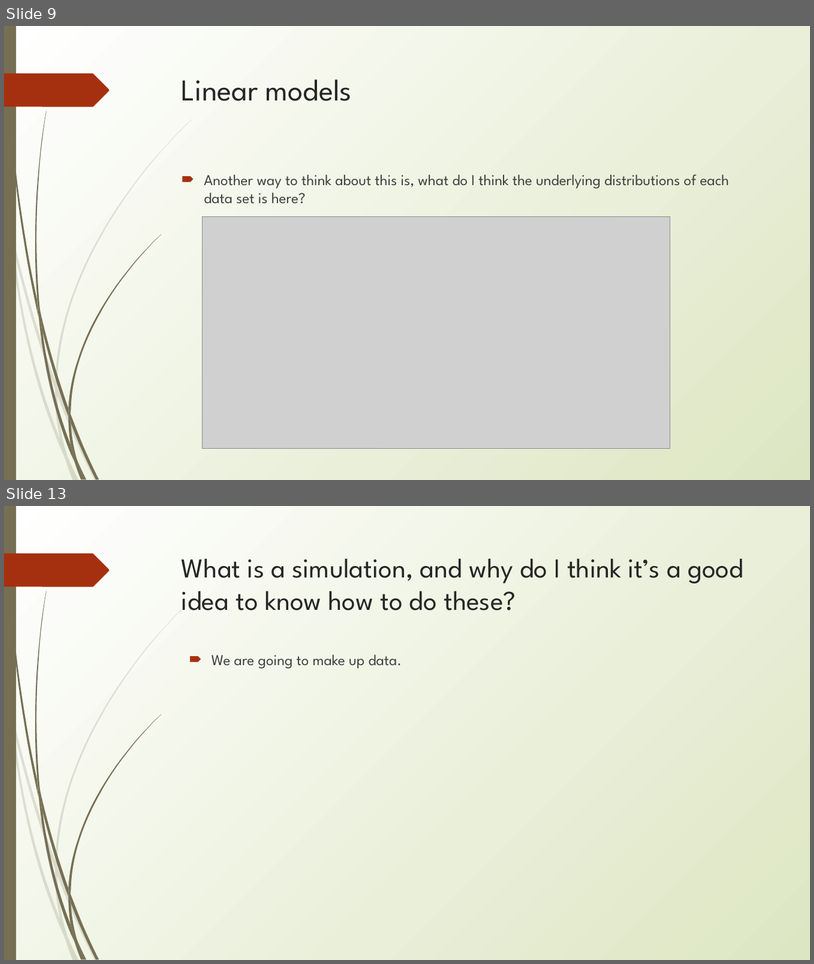
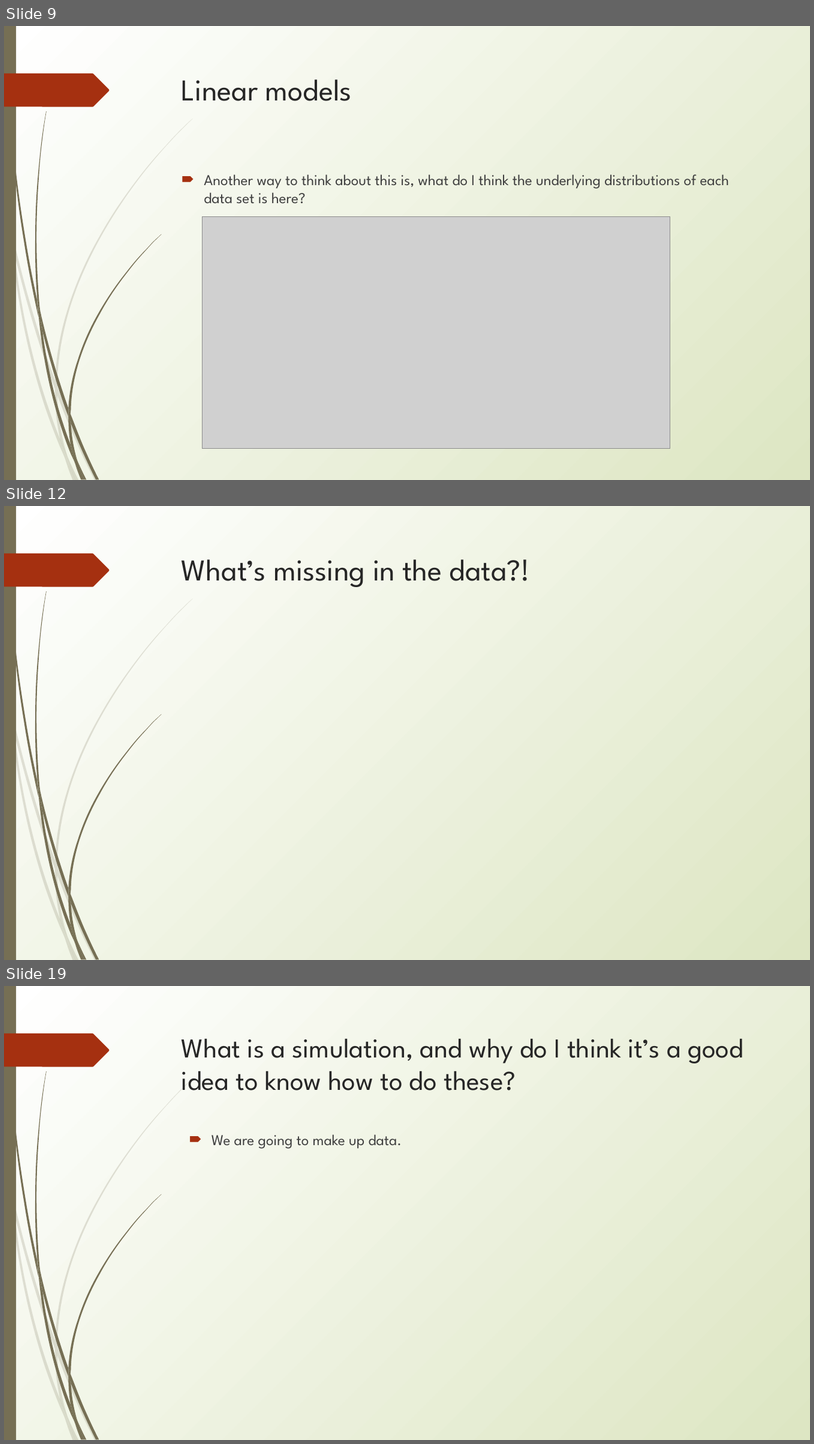
Before and after one commit to erynmcfarlane/GraduateStatsClass, a slide deck: Lecture1 _v2.pptx. Shown one above the other, each under a label of ours: slides 9 and 13 before the commit, slides 9, 12 and 19 after it; the slides between them are not shown. The pictures are 814x964 and 814x1444 pixels, drawn with LibreOffice and Linux fonts; fonts in the diff are those of the drawing; grey boxes stand for pictures. Boxes give left, top, right and bottom in pixels: in the first picture for what was removed or moved away, otherwise in the second. Text is boxed around its words. In the diff, an @@ line names an element or a change of style, - is before the commit and + after.

```diff
--- a/Lecture1 _v2.pptx
+++ b/Lecture1 _v2.pptx
@@ slide 12 added at [4,506,810,960], background gradient #FFFFFF to #DDE6C3; not listed: 24 template elements that a slide beside it also shows @@
@@ title added at [182,559,531,587], 36 pt, text #262626 @@
+What’s missing in the data?!
@@ what was slide 13 is now slide 19 @@
```
Also in this commit, not shown: 2 slides changed, 7 other slides added, 2 slides removed, 1 other file.
